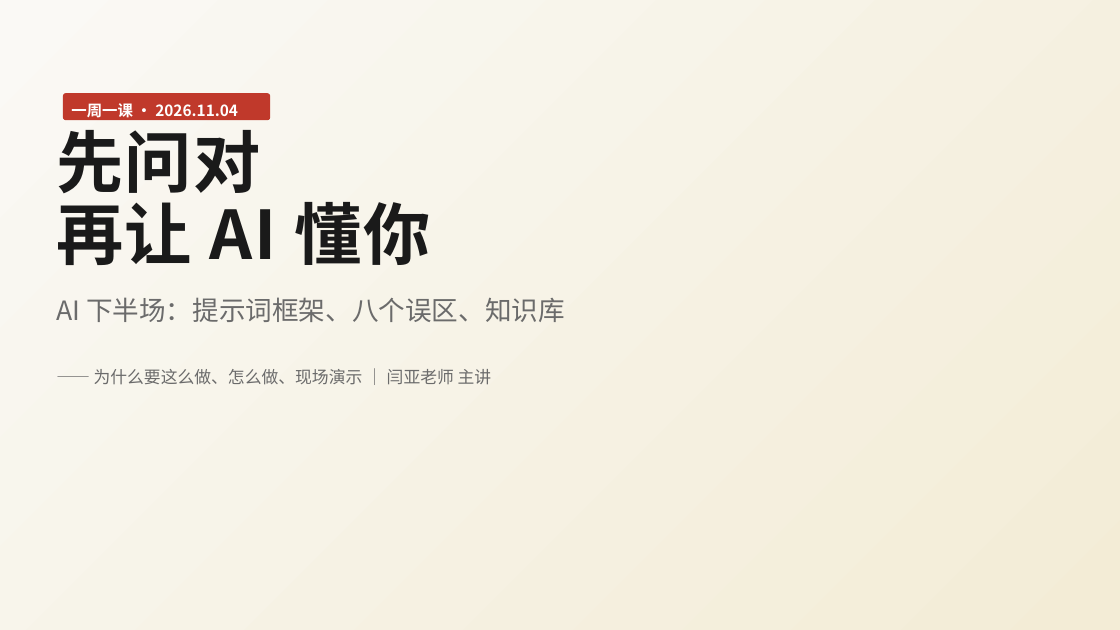
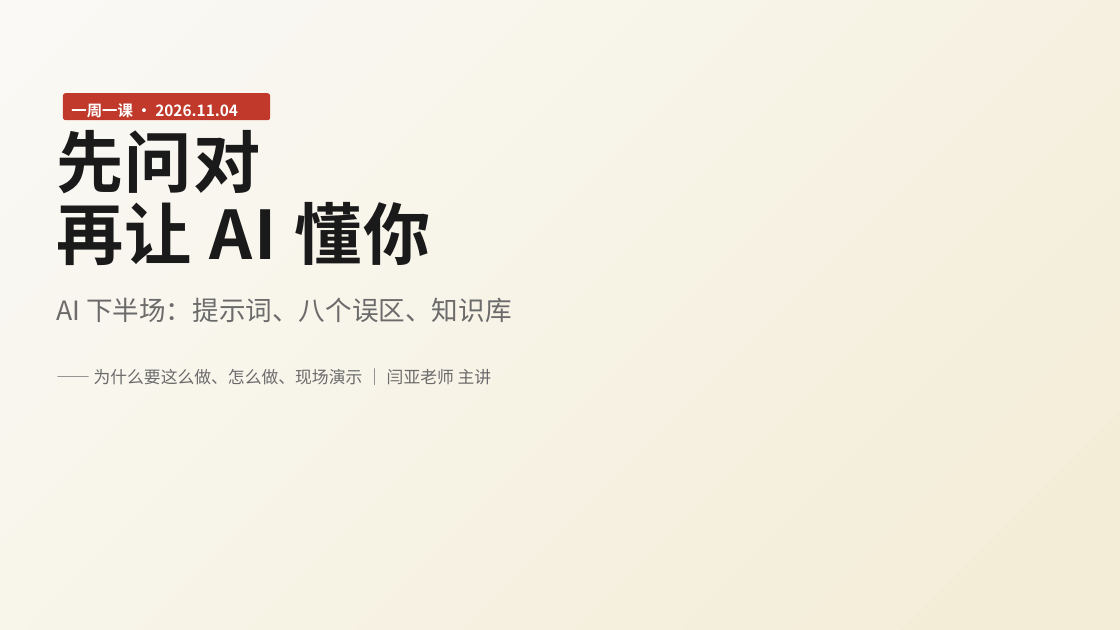
Before and after one commit to yayaaimengzhu-ops/plan, a slide deck: slide 1 of 11-04 先问对再让AI懂你-演示文稿·可编辑.pptx. Drawn at 1120x630 pixels with LibreOffice and Linux fonts; fonts in the diff are those of the drawing. Boxes give left, top, right and bottom in pixels: in the first picture for what was removed or moved away, otherwise in the second. Text is boxed around its words. In the diff, an @@ line names an element or a change of style, - is before the commit and + after.

```diff
--- a/11-04 先问对再让AI懂你-演示文稿·可编辑.pptx
+++ b/11-04 先问对再让AI懂你-演示文稿·可编辑.pptx
@@ text at (56, 297, 511, 322): text changed @@
-AI 下半场：提示词框架、八个误区、知识库
+AI 下半场：提示词、八个误区、知识库
```
Also in this commit, not shown: 16 other slides changed, 3 slides added, 28 slides removed, 1 other file.
